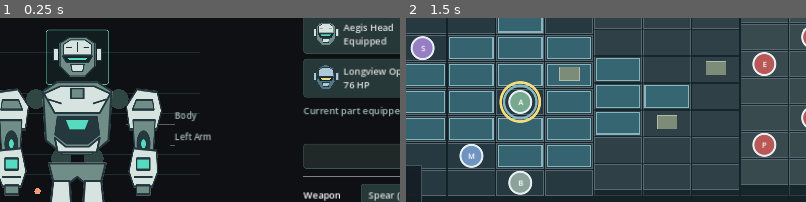
Above: before the commit, frames 1-2 (left to right).
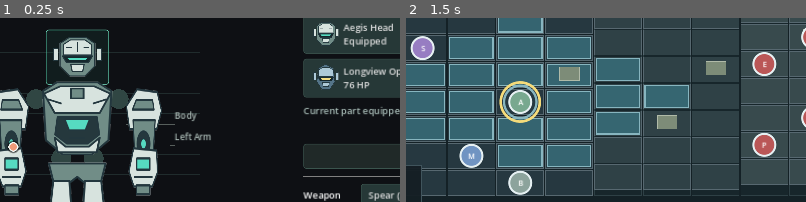
Above: after the commit, the same moments.

Repository: toonnix-github/magic-robot-tactic-war
Game: Godot game, scene res://scenes/preparation_flow.tscn
Two runs of this game, one before a commit and one after it. Both use one fixed random seed, a clock stepped at 60 frames per second and the inputs below.
Inputs:
- Up to frame 1 (0.25 s): no input
- Up to frame 2 (1.5 s): click "Arlen" at 0.5 s; click "Deploy Squad >" at 1.25 s
The pictures show only the part of the screen within x 18-68%, y 26-76%; the shares and areas given below are measured in that part.

The runs differ from the first frame. In frame 1, 0.2% of the frame differs, in the area x 2-11%, y 66-96%; in frame 2, nothing differs.

Commit message:
fix: anchor Orb sockets to illustrated mech parts (#58)

Diff:
--- a/src/ui/mech_assembly_view.gd
+++ b/src/ui/mech_assembly_view.gd
@@ -9,9 +9,17 @@
 	"Left Arm": Rect2(360, 124, 100, 193),
 	"Legs": Rect2(216, 250, 168, 170),
 }
+const ORB_ANCHORS := {
+	"Head": Vector2(0.50, 0.56),
+	"Body": Vector2(0.50, 0.53),
+	"Right Arm": Vector2(0.50, 0.56),
+	"Left Arm": Vector2(0.50, 0.56),
+	"Legs": Vector2(0.50, 0.42),
+}
 var display_build: Dictionary = {}
 var selected_slot := "Head"
 var buttons: Dictionary = {}
+var orb_markers: Dictionary = {}
 var textures: Dictionary = {}
 var previewing := false
 
@@ -31,6 +39,14 @@
 		button.mouse_exited.connect(_hover.bind(slot, false))
 		add_child(button)
 		buttons[slot] = button
+	for slot in SLOTS:
+		var marker := Panel.new()
+		marker.custom_minimum_size = Vector2(16, 16)
+		marker.size = Vector2(16, 16)
+		marker.mouse_filter = Control.MOUSE_FILTER_IGNORE
+		marker.visible = false
+		add_child(marker)
+		orb_markers[slot] = marker
 	resized.connect(_layout)
 	_layout()
 
@@ -50,7 +66,15 @@
 		var rect: Rect2 = SLOTS[slot]
 		buttons[slot].position = origin + rect.position * factor
 		buttons[slot].size = rect.size * factor
+		orb_markers[slot].position = orb_marker_position(slot) - orb_markers[slot].size * 0.5
 	queue_redraw()
+
+
+func orb_marker_position(slot: String) -> Vector2:
+	if not buttons.has(slot):
+		return Vector2.ZERO
+	var rect: Rect2 = buttons[slot].get_rect()
+	return rect.position + rect.size * ORB_ANCHORS.get(slot, Vector2(0.5, 0.5))
 
 
 func texture_for(slot: String, part_id: String) -> Texture2D:
@@ -76,6 +100,13 @@
 	for part in buttons:
 		buttons[part].texture_normal = texture_for(part, build["parts"][part])
 		buttons[part].flip_h = part == "Left Arm"
+		var orb_id: String = str(build.get("orbs", {}).get(part, ""))
+		orb_markers[part].visible = not orb_id.is_empty()
+		if not orb_id.is_empty():
+			orb_markers[part].add_theme_stylebox_override("panel", _orb_style(orb_id))
+			buttons[part].tooltip_text = "%s / Orb: %s" % [part, orb_id]
+		else:
+			buttons[part].tooltip_text = "%s / Orb slot empty" % part
 	queue_redraw()
 
 
@@ -106,10 +137,6 @@
 		var line_start := start + Vector2(0, 9)
 		var end := Vector2(rect.position.x if on_left else rect.end.x, y + 9)
 		draw_line(line_start, end, color.darkened(0.5), 1)
-		var orb: String = str(display_build.get("orbs", {}).get(slot, ""))
-		if not orb.is_empty():
-			var orb_color := Color("ef9b79") if orb.begins_with("fire") else (Color("edd77e") if orb.begins_with("lightning") else Color("80cbd7"))
-			draw_circle(rect.end - Vector2(8, 8), 5, orb_color)
 	var caption := "PART PREVIEW" if previewing else "ASSEMBLED MECH"
 	draw_string(font, Vector2(15, size.y - 8), caption, HORIZONTAL_ALIGNMENT_LEFT, -1, 11, muted.lightened(0.3))
 
@@ -121,3 +148,21 @@
 	style.set_border_width_all(1)
 	style.set_corner_radius_all(4)
 	return style
+
+
+func _orb_style(orb_id: String) -> StyleBoxFlat:
+	var fill := Color("ef9b79")
+	if orb_id.begins_with("lightning"):
+		fill = Color("edd77e")
+	elif orb_id.begins_with("water"):
+		fill = Color("80cbd7")
+	elif orb_id.begins_with("earth"):
+		fill = Color("91c58d")
+	var style := StyleBoxFlat.new()
+	style.bg_color = fill
+	style.border_color = Color("f4fbf8")
+	style.set_border_width_all(2)
+	style.set_corner_radius_all(8)
+	style.shadow_color = Color(0, 0, 0, 0.75)
+	style.shadow_size = 3
+	return style
--- a/tests/godot/battle_milestone_test.gd
+++ b/tests/godot/battle_milestone_test.gd
@@ -3532,6 +3532,10 @@
 		editor.equip_button.pressed.emit()
 		_assert_equal(flow.hangar.builds["arlen"]["parts"]["Body"], "bulwark_body", "#58: Equip commits candidate")
 		_assert_equal(editor.mech_view.display_build["parts"]["Body"], "bulwark_body", "#58: illustration reflects equipped part")
+		for orb_slot in ["Head", "Body", "Right Arm", "Left Arm", "Legs"]:
+			var marker: Vector2 = editor.mech_view.orb_marker_position(orb_slot)
+			var part_rect: Rect2 = editor.mech_view.buttons[orb_slot].get_rect().grow(-12.0)
+			_assert_true(part_rect.has_point(marker), "#58: %s Orb marker stays inside its part" % orb_slot)
 		editor.mech_view.part_selected.emit("Head")
 	editor.unit_select.item_selected.emit(1)
 	_assert_equal(flow.hangar.current_unit_id, "mira", "#43: actual selector changes unit")
Binary file changed: docs/playtest/hangar-visual-desktop.png
Binary file changed: docs/playtest/hangar-visual-preview.png
Not shown, changed: docs/phase2-build-your-mech-progress-review.md
Not shown, changed: docs/ui/hangar-visual-v0.1.md
